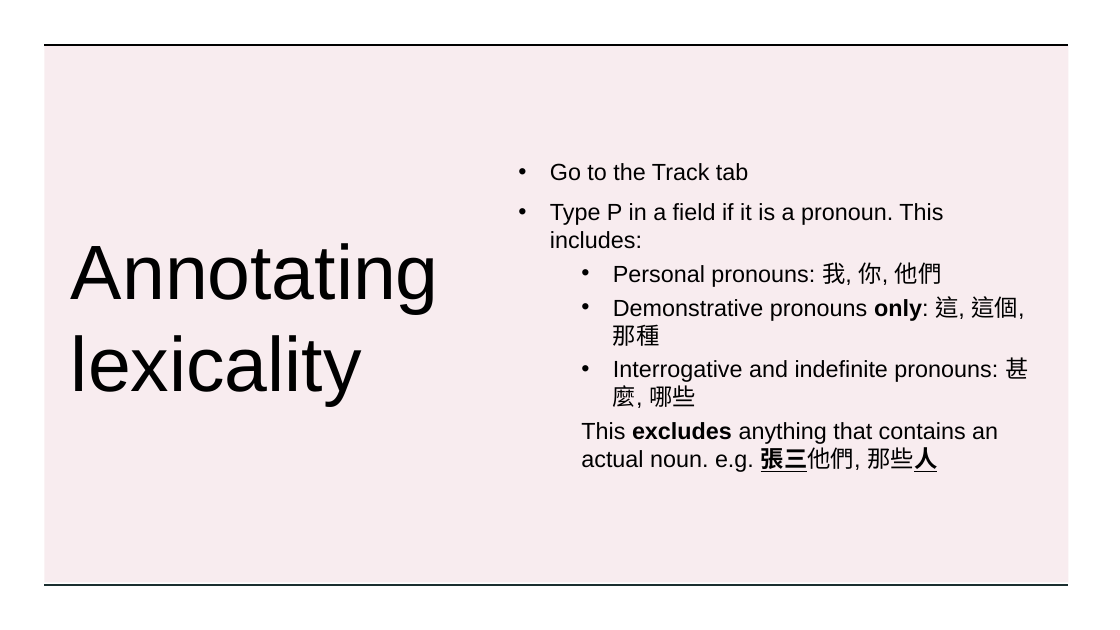
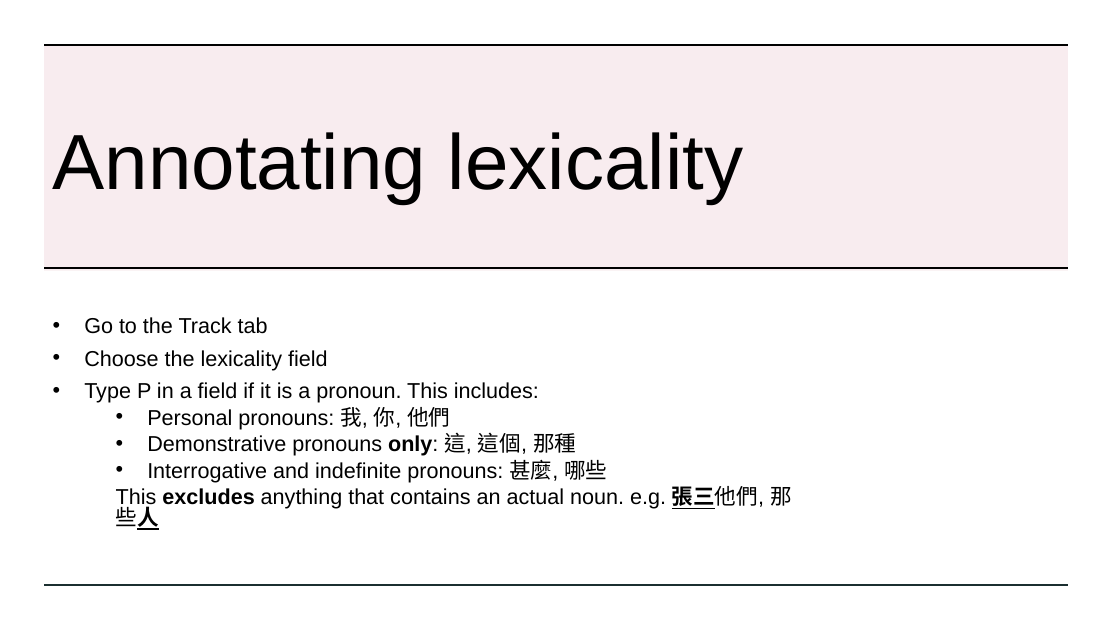
Before and after one commit to kayaulai/taiwan-mandarin-corpus-annotation, a slide deck: slide 3 of Taiwan Mandarin accessibility project – final step.pptx. Drawn at 1120x630 pixels with LibreOffice and Linux fonts; fonts in the diff are those of the drawing. Boxes give left, top, right and bottom in pixels: in the first picture for what was removed or moved away, otherwise in the second. Text is boxed around its words. In the diff, an @@ line names an element or a change of style, - is before the commit and + after.

```diff
--- a/Taiwan Mandarin accessibility project – final step.pptx
+++ b/Taiwan Mandarin accessibility project – final step.pptx
@@ rectangle resized from (x1=45, y1=45, x2=1069, y2=583) to (x1=44, y1=45, x2=1068, y2=271) @@
@@ title "Annotating lexicality" moved from (x1=71, y1=243, x2=439, y2=406) to (x1=53, y1=132, x2=743, y2=204) @@
@@ title "Annotating lexicality" at (x1=53, y1=132, x2=743, y2=204): size 66 to 67 pt @@
@@ line added from (45, 268) to (1069, 268), #000000 2.25 pt @@
@@ text "Go to the Track tab" moved from (x1=550, y1=163, x2=1028, y2=472) to (x1=84, y1=317, x2=792, y2=530) @@
@@ text "Go to the Track tab" at (x1=84, y1=317, x2=792, y2=530): vertical alignment middle to top @@
@@ text at (x1=84, y1=317, x2=792, y2=530): size 20 to 18.5 pt in "Go to the Track tab", "Type P in a field if it ...", "Personal pronouns: 我, 你, 他們", "Demonstrative pronouns only: 這, 這個, 那種" and 2 more places; line spacing 1 to 0.8 @@
@@ text at (x1=84, y1=350, x2=328, y2=371): paragraph added @@
+• Choose the lexicality field
```
Also in this commit, not shown: 2 other slides changed.
